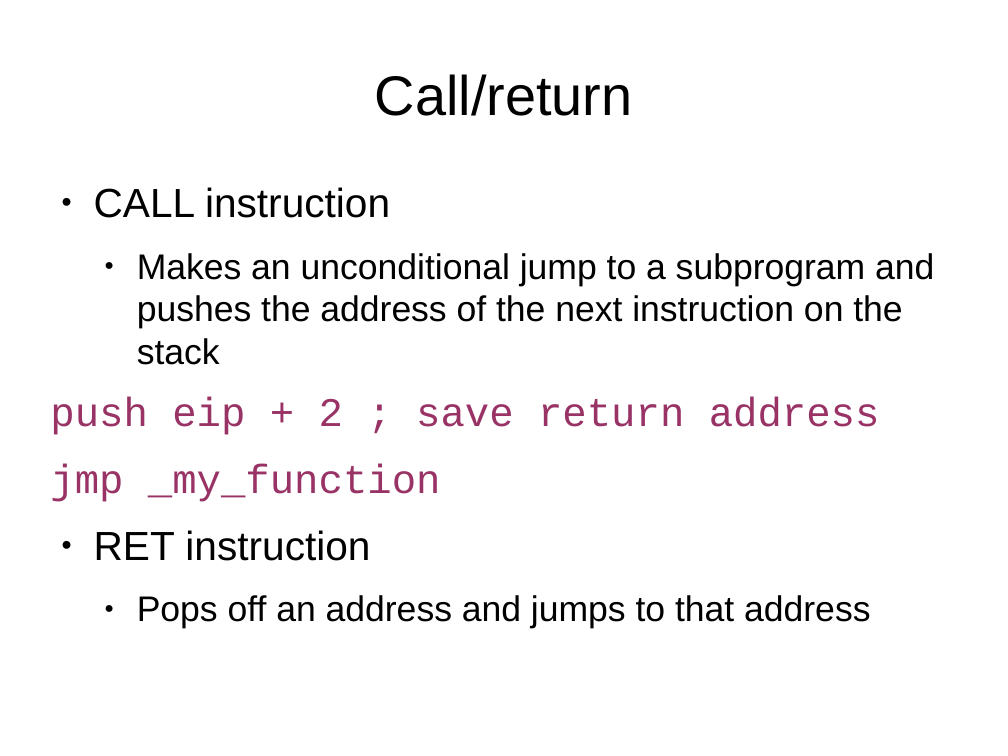
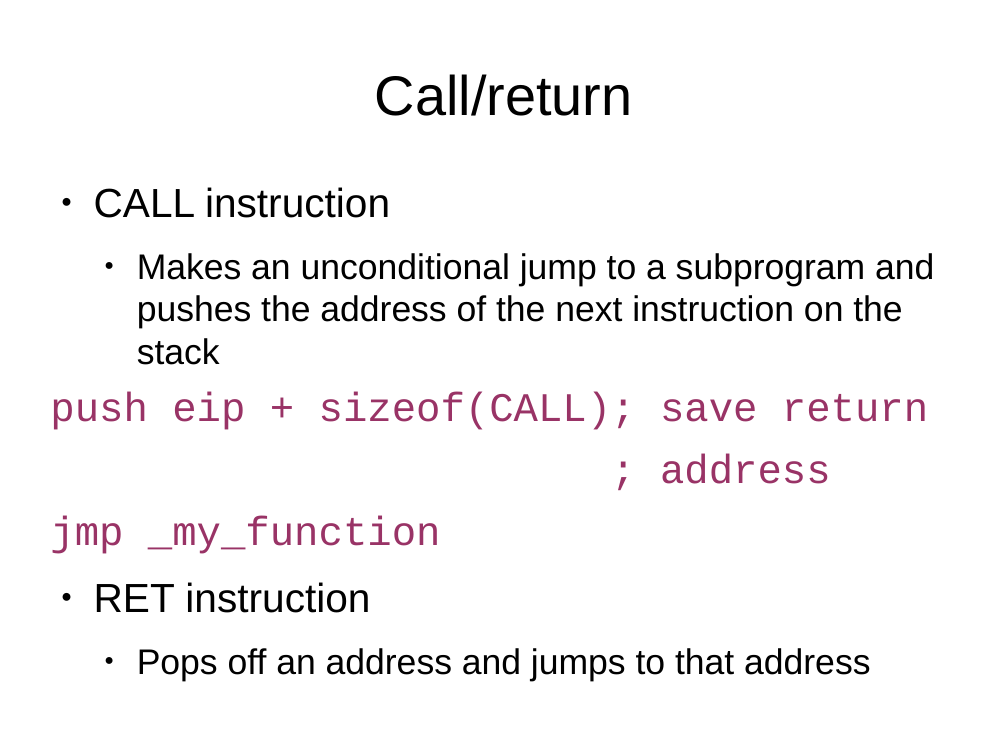
Before and after one commit to antonburtsev/cs5460, a slide deck: slide 12 of lecture04-calling-conventions/lecture04-calling-conventions.odp (slide 7 before the commit). Drawn at 1008x756 pixels with LibreOffice and Linux fonts; fonts in the diff are those of the drawing. Boxes give left, top, right and bottom in pixels: in the first picture for what was removed or moved away, otherwise in the second. Text is boxed around its words. In the diff, an @@ line names an element or a change of style, - is before the commit and + after.

```diff
--- a/lecture04-calling-conventions/lecture04-calling-conventions.odp
+++ b/lecture04-calling-conventions/lecture04-calling-conventions.odp
@@ text at (x1=50, y1=391, x2=928, y2=484): text changed @@
-push eip + 2 ; save return address
+push eip + sizeof(CALL); save return
+; address
@@ text at (x1=50, y1=515, x2=441, y2=554): line spacing 1 to 0.9 @@
```
Also in this commit, not shown: 15 other slides changed, 22 slides added, 22 other files.
